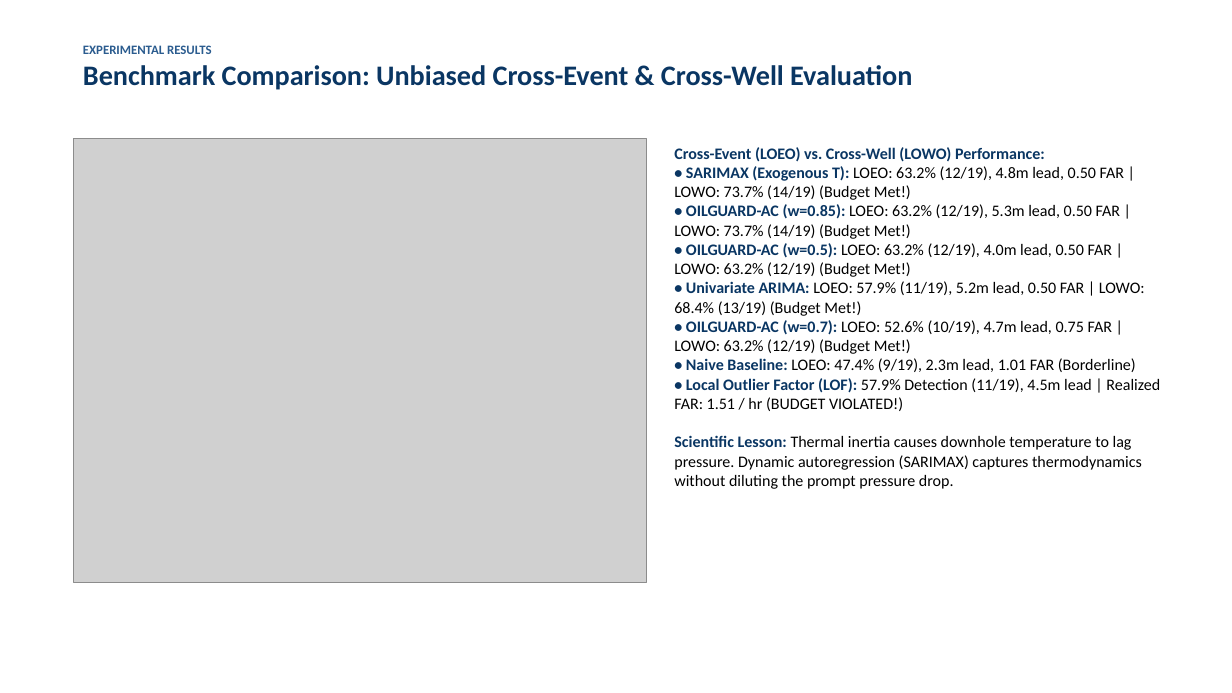
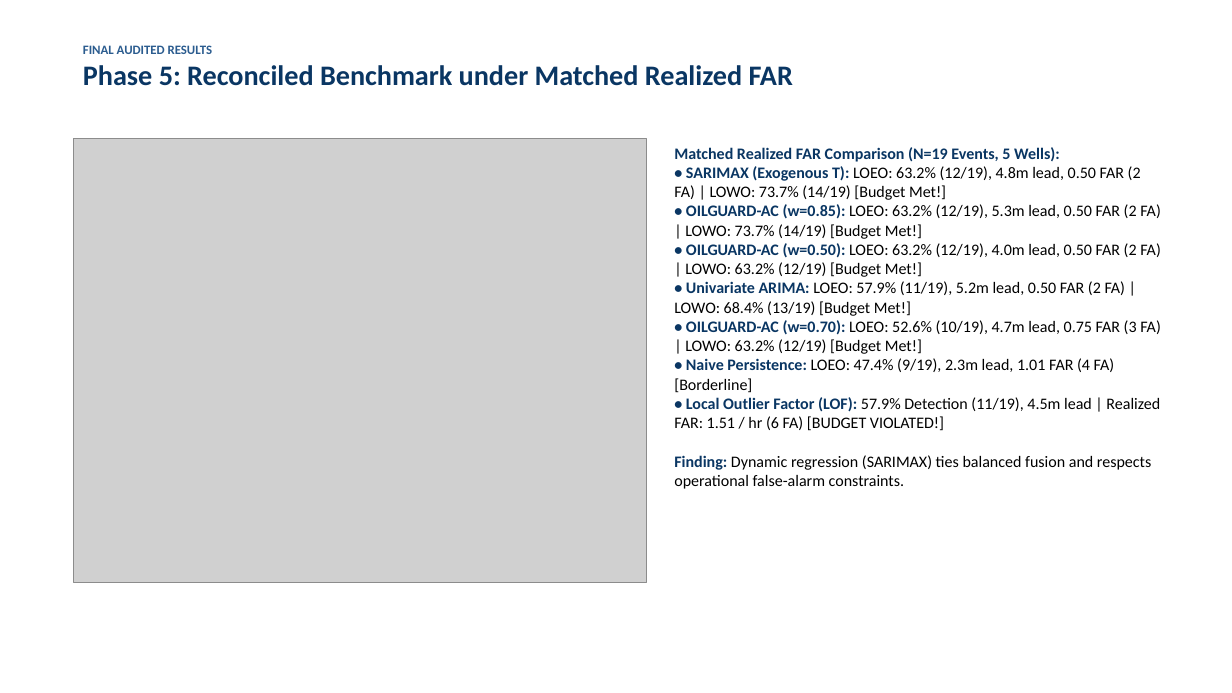
Before and after one commit to Ravva-78/tsa-oilguard, a slide deck: slide 6 of report/OILGUARD_Presentation.pptx (slide 7 before the commit). Drawn at 1232x693 pixels with LibreOffice and Linux fonts; fonts in the diff are those of the drawing; grey boxes stand for pictures. Boxes give left, top, right and bottom in pixels: in the first picture for what was removed or moved away, otherwise in the second. Text is boxed around its words. In the diff, an @@ line names an element or a change of style, - is before the commit and + after.

Commit message:
Restructure Technical Report and Slides into chronological 5-stage research journey: what was tried, results obtained, paradoxes discovered, and reconciled multi-protocol findings

```diff
--- a/report/OILGUARD_Presentation.pptx
+++ b/report/OILGUARD_Presentation.pptx
@@ text at box(83, 45, 793, 86): text changed @@
-EXPERIMENTAL RESULTS
-Benchmark Comparison: Unbiased Cross-Event & Cross-Well Evaluation
+FINAL AUDITED RESULTS
+Phase 5: Reconciled Benchmark under Matched Realized FAR
@@ text at box(674, 147, 1161, 489): text changed @@
-Cross-Event (LOEO) vs. Cross-Well (LOWO) Performance:
-• SARIMAX (Exogenous T): LOEO: 63.2% (12/19), 4.8m lead, 0.50 FAR | LOWO: 73.7% (14/19) (Budget Met!)
-• OILGUARD-AC (w=0.85): LOEO: 63.2% (12/19), 5.3m lead, 0.50 FAR | LOWO: 73.7% (14/19) (Budget Met!)
-• OILGUARD-AC (w=0.5): LOEO: 63.2% (12/19), 4.0m lead, 0.50 FAR | LOWO: 63.2% (12/19) (Budget Met!)
-• Univariate ARIMA: LOEO: 57.9% (11/19), 5.2m lead, 0.50 FAR | LOWO: 68.4% (13/19) (Budget Met!)
-• OILGUARD-AC (w=0.7): LOEO: 52.6% (10/19), 4.7m lead, 0.75 FAR | LOWO: 63.2% (12/19) (Budget Met!)
-• Naive Baseline: LOEO: 47.4% (9/19), 2.3m lead, 1.01 FAR (Borderline)
-• Local Outlier Factor (LOF): 57.9% Detection (11/19), 4.5m lead | Realized FAR: 1.51 / hr (BUDGET VIOLATED!)
-Scientific Lesson: Thermal inertia causes downhole temperature to lag pressure. Dynamic autoregression (SARIMAX) captures thermodynamics without diluting the prompt pressure drop.
+Matched Realized FAR Comparison (N=19 Events, 5 Wells):
+• SARIMAX (Exogenous T): LOEO: 63.2% (12/19), 4.8m lead, 0.50 FAR (2 FA) | LOWO: 73.7% (14/19) [Budget Met!]
+• OILGUARD-AC (w=0.85): LOEO: 63.2% (12/19), 5.3m lead, 0.50 FAR (2 FA) | LOWO: 73.7% (14/19) [Budget Met!]
+• OILGUARD-AC (w=0.50): LOEO: 63.2% (12/19), 4.0m lead, 0.50 FAR (2 FA) | LOWO: 63.2% (12/19) [Budget Met!]
+• Univariate ARIMA: LOEO: 57.9% (11/19), 5.2m lead, 0.50 FAR (2 FA) | LOWO: 68.4% (13/19) [Budget Met!]
+• OILGUARD-AC (w=0.70): LOEO: 52.6% (10/19), 4.7m lead, 0.75 FAR (3 FA) | LOWO: 63.2% (12/19) [Budget Met!]
+• Naive Persistence: LOEO: 47.4% (9/19), 2.3m lead, 1.01 FAR (4 FA) [Borderline]
+• Local Outlier Factor (LOF): 57.9% Detection (11/19), 4.5m lead | Realized FAR: 1.51 / hr (6 FA) [BUDGET VIOLATED!]
+Finding: Dynamic regression (SARIMAX) ties balanced fusion and respects operational false-alarm constraints.
```
Also in this commit, not shown: 4 other slides changed, 3 slides added, 3 slides removed, 3 other files.
